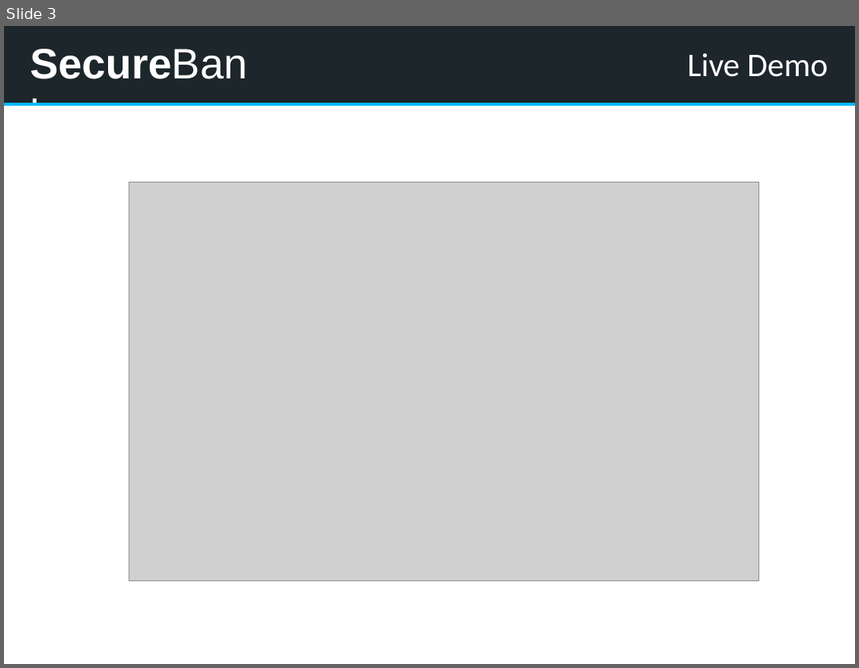
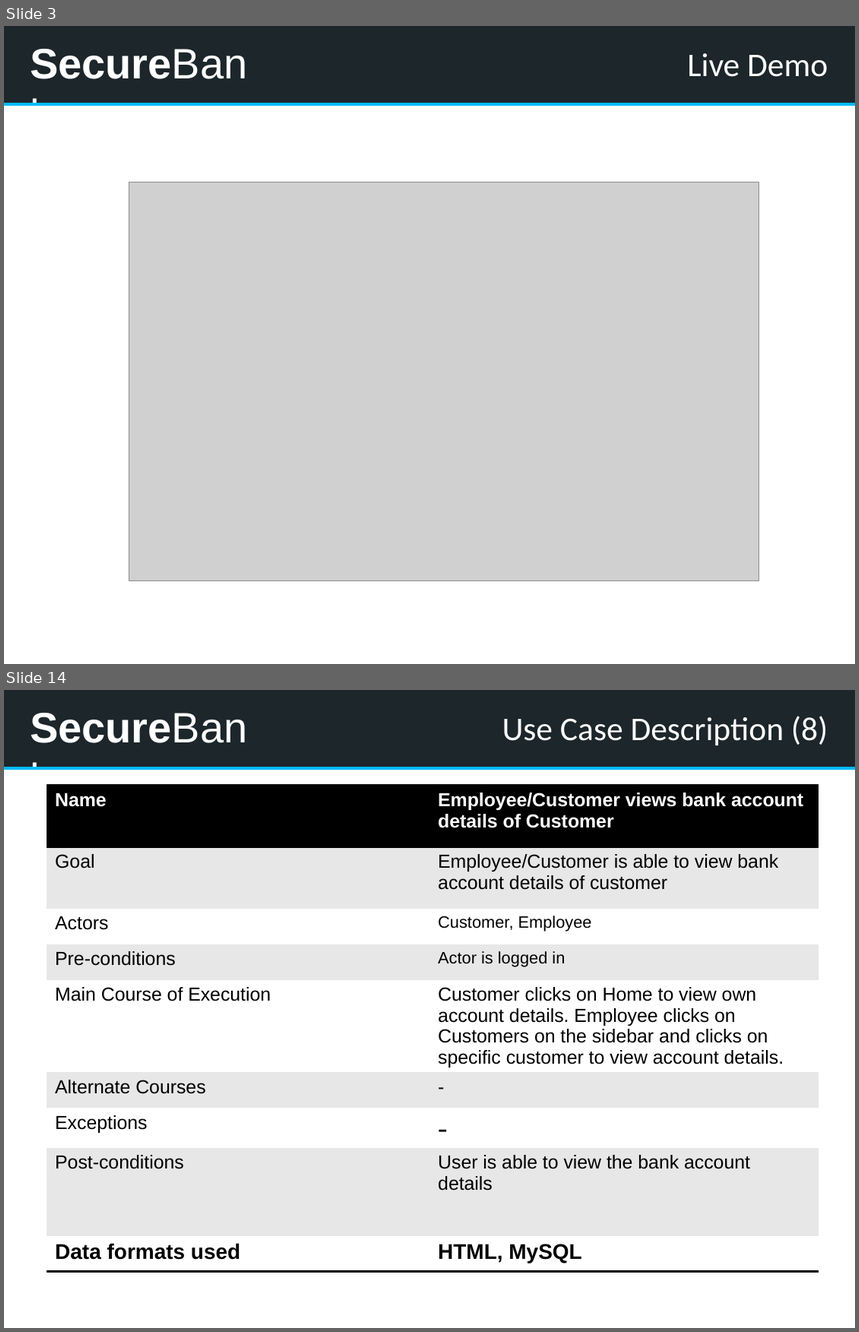
Before and after one commit to kwuerl/secure-coding-team-8, a slide deck: presentation1.pptx. Shown one above the other, each under a label of ours: slide 3 before the commit, slides 3 and 14 after it; the slides between them are not shown. The pictures are 859x668 and 859x1332 pixels, drawn with LibreOffice and Linux fonts; fonts in the diff are those of the drawing; grey boxes stand for pictures. Boxes give left, top, right and bottom in pixels: in the first picture for what was removed or moved away, otherwise in the second. Text is boxed around its words. In the diff, an @@ line names an element or a change of style, - is before the commit and + after.

```diff
--- a/presentation1.pptx
+++ b/presentation1.pptx
@@ slide 14 added at [4, 690, 855, 1328], background #EAEFF4; not listed: 4 template elements that a slide beside it also shows @@
@@ title added at [503, 716, 828, 745], 28 pt, text #FFFFFF @@
+Use Case Description (8)
@@ table added at [47, 785, 819, 1281], 9 rows, 2 columns @@
+Name | Employee/Customer views bank account details of Customer
+Goal | Employee/Customer is able to view bank account details of customer
+Actors | Customer, Employee
+Pre-conditions | Actor is logged in
+Main Course of Execution | Customer clicks on Home to view own account details. Employee clicks on Customers on the sidebar and clicks on specific customer to view account details.
+Alternate Courses | -
+Exceptions | -
+Post-conditions | User is able to view the bank account details
+Data formats used | HTML, MySQL
```
Also in this commit, not shown: 9 slides changed, 4 other slides added.
